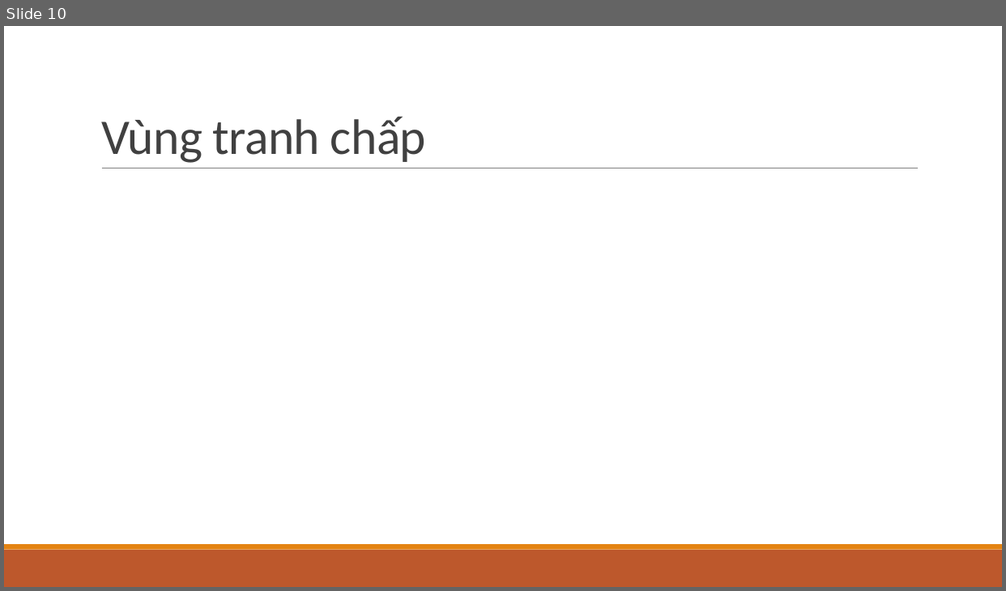
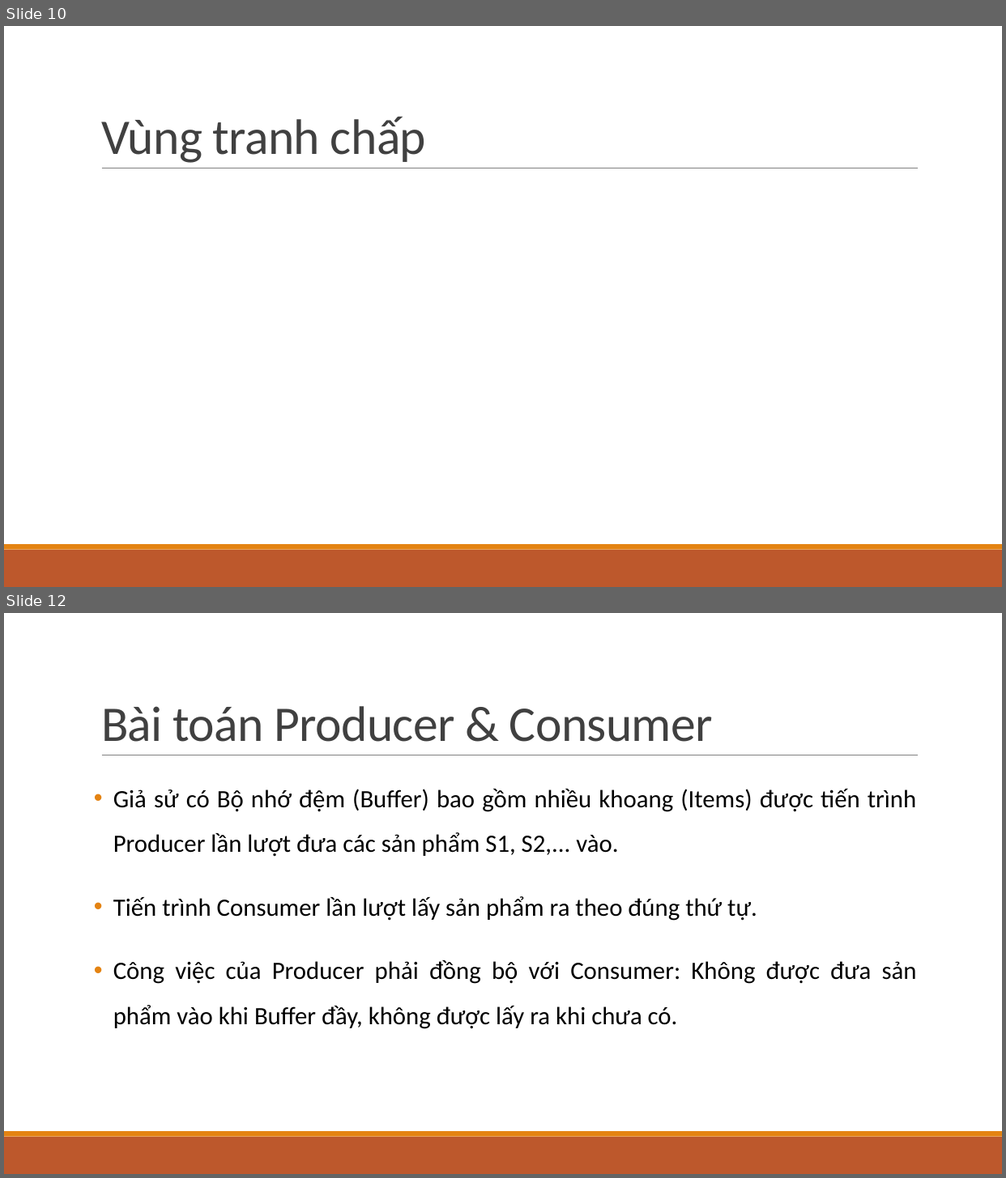
Before and after one commit to sunny-THS/Semaphore_CP, a slide deck: BaoCaoPPT.pptx. Shown one above the other, each under a label of ours: slide 10 before the commit, slides 10 and 12 after it; the slides between them are not shown. The pictures are 1006x591 and 1006x1178 pixels, drawn with LibreOffice and Linux fonts; fonts in the diff are those of the drawing. Boxes give left, top, right and bottom in pixels: in the first picture for what was removed or moved away, otherwise in the second. Text is boxed around its words. In the diff, an @@ line names an element or a change of style, - is before the commit and + after.

```diff
--- a/BaoCaoPPT.pptx
+++ b/BaoCaoPPT.pptx
@@ slide 12 added at <box>4,613,1002,1174</box>, background #FFFFFF; not listed: 3 template elements that a slide beside it also shows @@
@@ title added at <box>101,706,713,742</box>, 48 pt, text #404040 @@
+Bài toán Producer & Consumer
@@ text added at <box>113,789,917,1029</box>, 24 pt, text #000000 @@
+• Giả sử có Bộ nhớ đệm (Buffer) bao gồm nhiều khoang (Items) được tiến trình Producer lần lượt đưa các sản phẩm S1, S2,... vào.
+• Tiến trình Consumer lần lượt lấy sản phẩm ra theo đúng thứ tự.
+• Công việc của Producer phải đồng bộ với Consumer: Không được đưa sản phẩm vào khi Buffer đầy, không được lấy ra khi chưa có.
```
Also in this commit, not shown: 2 slides changed, 1 other slide added.
